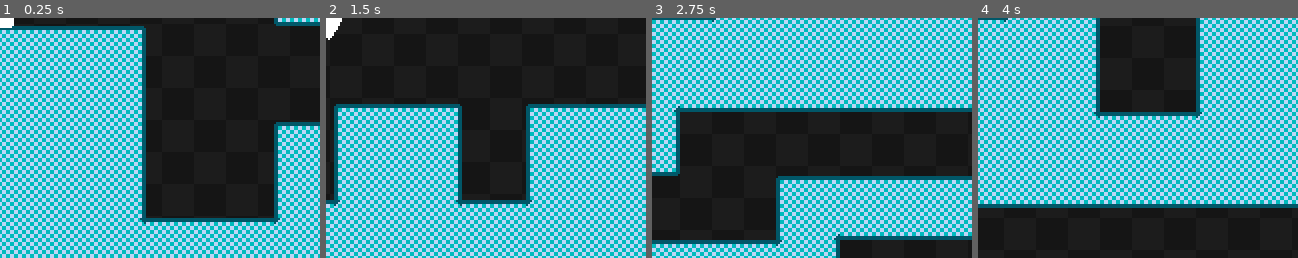
Above: before the commit, frames 1-4 (left to right).
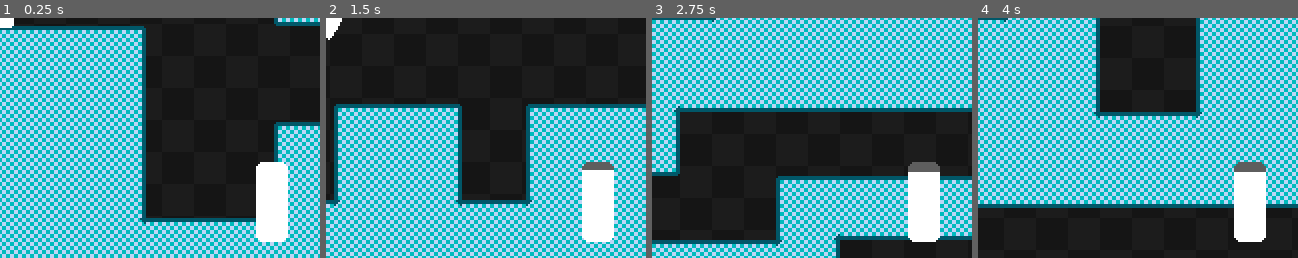
Above: after the commit, the same moments.

Repository: deltea/Gravity
Game: Godot game, scene res://main.tscn
Same seed, same stepped clock (60 frames per second), same inputs: the game is played once before the commit and once after it.
Inputs:
- Up to frame 1 (0.25 s): no input
- Up to frame 2 (1.5 s): hold D (right) from 0.53 s (still down); tap Shift (fly) at 0.6, 1.35 s; tap Space (jump) at 0.77 s
- Up to frame 3 (2.75 s): tap Space (jump) at 1.52 s; release D (right) at 2.03 s; hold A (left) from 2.03 s (still down); tap Shift (fly) at 2.1 s
- Up to frame 4 (4 s): release A (left) at 2.78 s; hold D (right) from 2.78 s (still down); tap Shift (fly) at 2.85, 3.6 s; tap Space (jump) at 3.02, 3.77 s
The pictures show only the part of the screen within x 50-100%, y 50-100%; the shares and areas given below are measured in that part.

The runs differ from the first frame. In frame 1, 3.3% of the frame differs, in the area x 80-90%, y 60-94%; in frame 2, 3.3%; in frame 3, 3.3%; in frame 4, 3.3%.

Commit message:
🥵 stamina system

Diff:
--- a/main.tscn
+++ b/main.tscn
@@ -1,7 +1,8 @@
-[gd_scene load_steps=6 format=3 uid="uid://di2y6kfmakfxa"]
+[gd_scene load_steps=7 format=3 uid="uid://di2y6kfmakfxa"]
 
 [ext_resource type="Texture2D" uid="uid://cr7cr36w0ji06" path="res://assets/background.png" id="1_t1c3w"]
 [ext_resource type="PackedScene" uid="uid://o63hvo6vk6iw" path="res://player.tscn" id="1_v8rmo"]
+[ext_resource type="Texture2D" uid="uid://b0510blj75742" path="res://assets/stamina-bar.png" id="2_bunqf"]
 [ext_resource type="Texture2D" uid="uid://clr5ypybtun8g" path="res://assets/tileset.png" id="2_kqmtn"]
 
 [sub_resource type="TileSetAtlasSource" id="TileSetAtlasSource_5mqcb"]
@@ -585,6 +586,17 @@
 
 [node name="CanvasLayer" type="CanvasLayer" parent="."]
 
+[node name="Stamina" type="TextureProgressBar" parent="CanvasLayer"]
+offset_left = 288.0
+offset_top = 192.0
+offset_right = 304.0
+offset_bottom = 232.0
+value = 100.0
+fill_mode = 3
+texture_under = ExtResource("2_bunqf")
+texture_progress = ExtResource("2_bunqf")
+tint_under = Color(0.368627, 0.368627, 0.368627, 1)
+
 [node name="ParallaxBackground" type="ParallaxBackground" parent="CanvasLayer"]
 
 [node name="ParallaxLayer" type="ParallaxLayer" parent="CanvasLayer/ParallaxBackground"]
@@ -603,5 +615,6 @@
 format = 2
 layer_0/tile_data = PackedInt32Array(917504, 65537, 1, 851968, 65537, 1, 786432, 65537, 1, 720896, 65537, 1, 655360, 65 …(42419 unchanged characters)…
 
-[node name="Player" parent="World" instance=ExtResource("1_v8rmo")]
+[node name="Player" parent="World" node_paths=PackedStringArray("stamina_bar") instance=ExtResource("1_v8rmo")]
 position = Vector2(39, 110)
+stamina_bar = NodePath("../../CanvasLayer/Stamina")
--- a/player.gd
+++ b/player.gd
@@ -12,8 +12,11 @@
 
 @export_group("Flying")
 @export var fly_speed = 280
+@export var stamina_cost = 15
+@export var stamina_regen = 10
 @export var acceleration = 1800
 @export var deceleration = 1800
+@export var stamina_bar: TextureProgressBar
 
 @export_group("Animation")
 @export var fly_texture: Texture2D
@@ -34,10 +37,12 @@
 var run_rotation = 0
 var double_jump_rotation = 0
 var can_double_jump = false
+var stamina = 100
 
 func _ready():
 	Globals.player = self
 	original_texture = sprite.texture
+	update_stamina(0, 0)
 
 func _process(delta: float) -> void:
 	sprite.scale = sprite.scale.move_toward(original_scale, squash_stretch_smoothing * delta)
@@ -78,6 +83,8 @@
 	if Input.is_action_just_pressed("fly"):
 		start_fly()
 
+	update_stamina(stamina_regen, delta)
+
 	var was_on_floor = is_on_floor()
 
 	move_and_slide()
@@ -95,6 +102,8 @@
 	if Input.is_action_just_pressed("fly"):
 		end_fly()
 
+	update_stamina(-stamina_cost, delta)
+
 	move_and_slide()
 
 func start_fly():
@@ -110,3 +119,11 @@
 	sprite.texture = original_texture
 	fly_collider.disabled = true
 	run_collider.disabled = false
+
+func update_stamina(value: float, delta: float):
+	stamina += value * delta
+	stamina = clampf(stamina, 0, 100)
+	stamina_bar.value = stamina
+
+	if stamina <= 0:
+		end_fly()
Binary file added: assets/stamina-bar.png
Not shown, added: assets/stamina-bar.png.import
